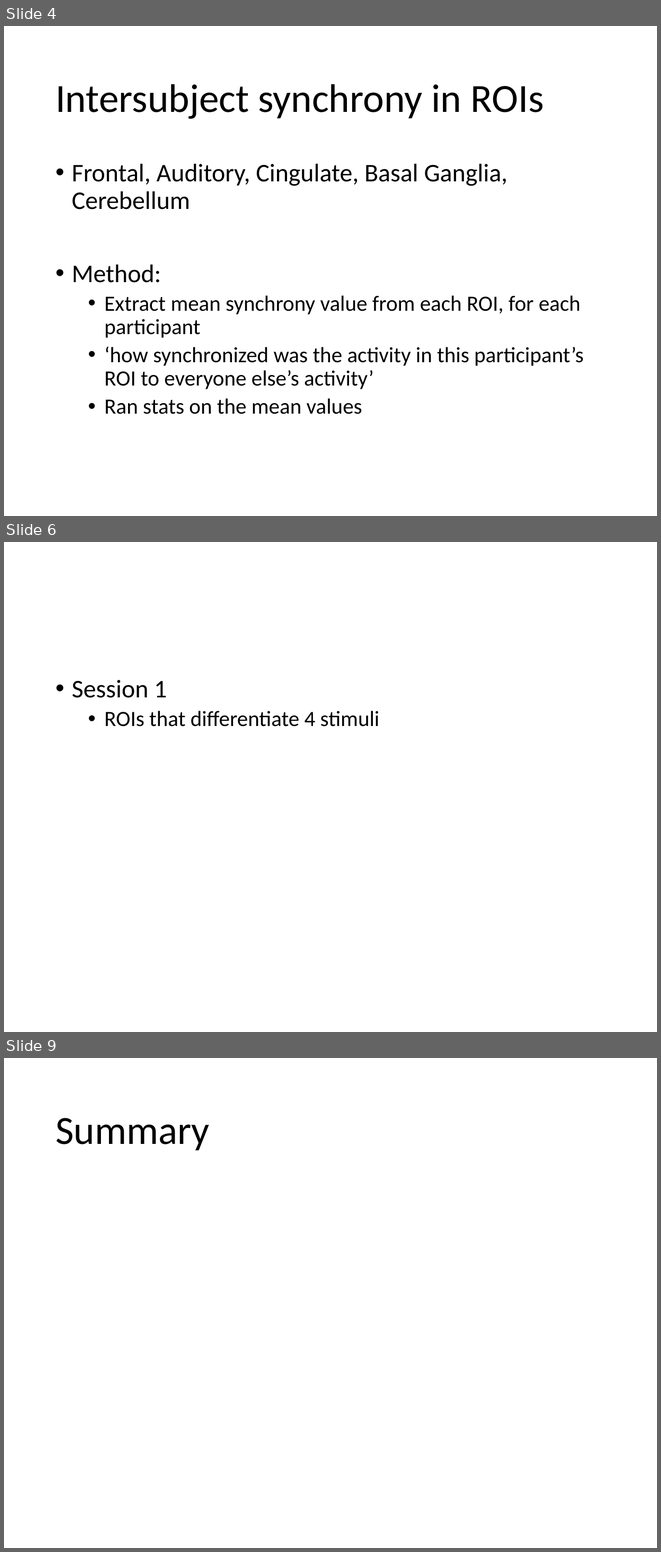
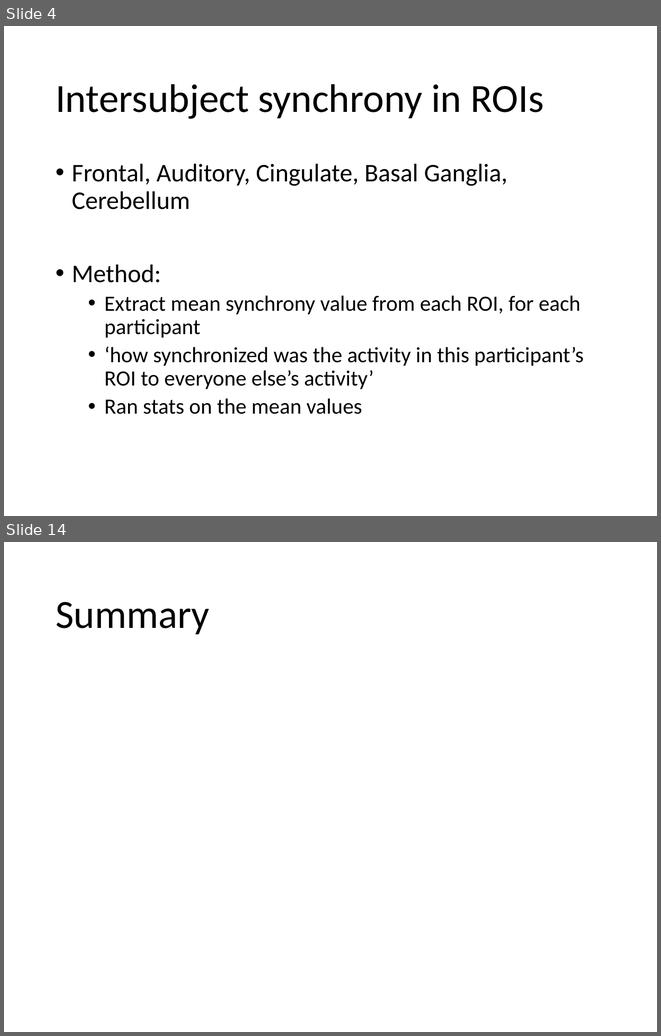
Before and after one commit to asternin/PhDProject, a slide deck: Meetings/2019.04.24-ISCSummary-JessAdrianBobbyMeeting.pptx. Shown one above the other, each under a label of ours: slides 4, 6 and 9 before the commit, slides 4 and 14 after it; the slides between them are not shown. The pictures are 661x1552 and 661x1036 pixels, drawn with LibreOffice and Linux fonts; fonts in the diff are those of the drawing. Boxes give left, top, right and bottom in pixels: in the first picture for what was removed or moved away, otherwise in the second. Text is boxed around its words. In the diff, an @@ line names an element or a change of style, - is before the commit and + after.

```diff
--- a/Meetings/2019.04.24-ISCSummary-JessAdrianBobbyMeeting.pptx
+++ b/Meetings/2019.04.24-ISCSummary-JessAdrianBobbyMeeting.pptx
@@ slide 6 removed at (4, 542, 657, 1032), background #FFFFFF @@
@@ text removed at (72, 680, 380, 726) @@
-• Session 1
-  • ROIs that differentiate 4 stimuli
@@ what was slide 9 is now slide 14 @@
```
Also in this commit, not shown: 3 slides changed, 7 slides added, 2 other slides removed.
